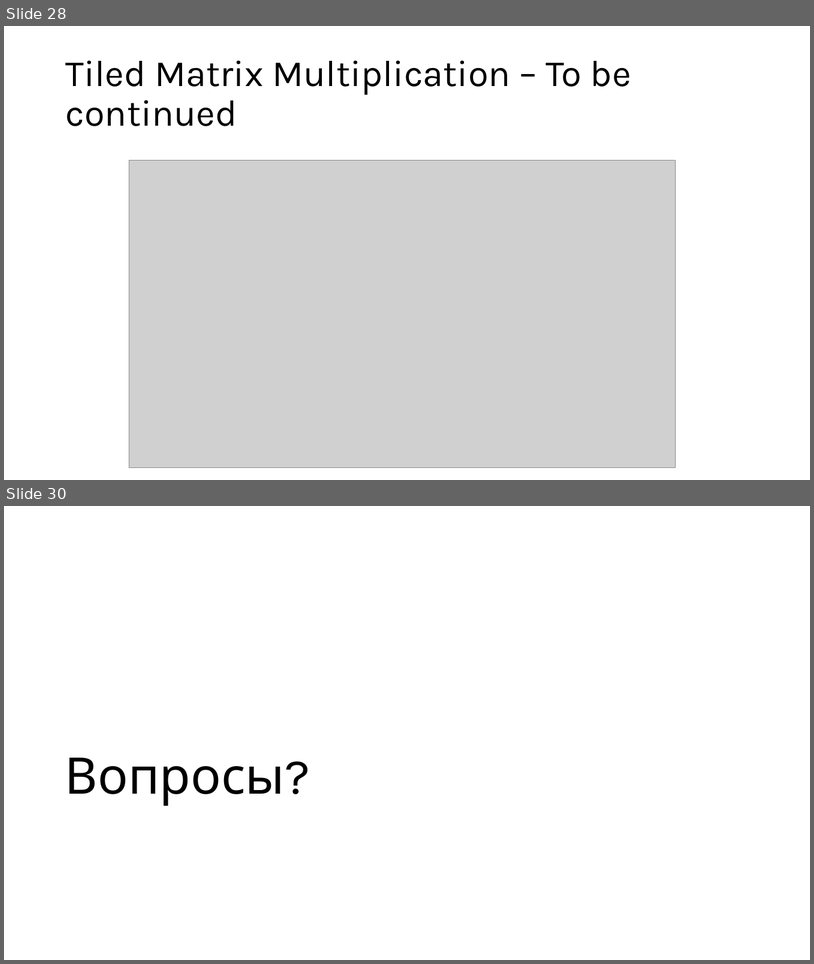
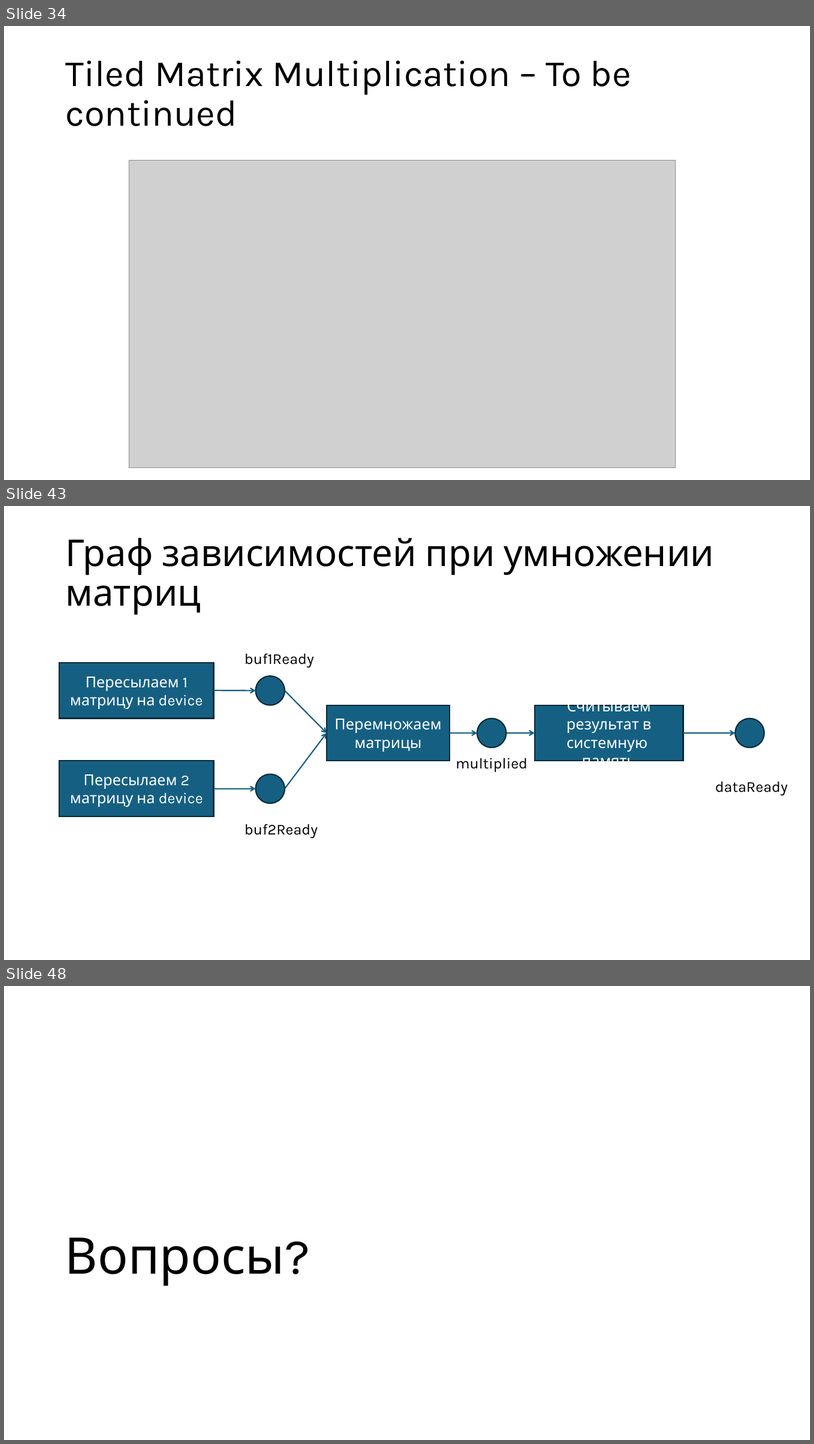
Before and after one commit to alexey-malov/pc, a slide deck: lectures/13/Open CL.pptx. Shown one above the other, each under a label of ours: slides 28 and 30 before the commit, slides 34, 43 and 48 after it; the slides between them are not shown. The pictures are 814x964 and 814x1444 pixels, drawn with LibreOffice and Linux fonts; fonts in the diff are those of the drawing; grey boxes stand for pictures. Boxes give left, top, right and bottom in pixels: in the first picture for what was removed or moved away, otherwise in the second. Text is boxed around its words. In the diff, an @@ line names an element or a change of style, - is before the commit and + after.

```diff
--- a/lectures/13/Open CL.pptx
+++ b/lectures/13/Open CL.pptx
@@ slide 43 added at (4, 506, 810, 960), background #FFFFFF @@
@@ title added at (65, 538, 714, 615), 44 pt, text #000000 @@
+Граф зависимостей при умножении матриц
@@ rectangle added at (60, 663, 214, 718), fill #156082, outline #092A39 1.5 pt, 18 pt, text #FFFFFF @@
+Пересылаем 1 матрицу на device
@@ text added at (245, 653, 314, 667), 18 pt, text #000000 @@
+buf1Ready
@@ ellipse added at (255, 676, 285, 705), fill #156082, outline #092A39 1.5 pt @@
@@ arrow added from (214, 691) to (255, 691), #156082 1.5 pt @@
@@ arrow added from (285, 691) to (327, 733), #156082 1.5 pt @@
@@ rectangle added at (327, 705, 450, 760), fill #156082, outline #092A39 1.5 pt, 18 pt, text #FFFFFF @@
+Перемножаем матрицы
@@ ellipse added at (477, 718, 507, 747), fill #156082, outline #092A39 1.5 pt @@
@@ rectangle added at (535, 705, 684, 760), fill #156082, outline #092A39 1.5 pt, 18 pt, text #FFFFFF @@
+Считываем результат в системную память
@@ ellipse added at (736, 718, 765, 747), fill #156082, outline #092A39 1.5 pt @@
@@ arrow added from (285, 789) to (327, 733), #156082 1.5 pt @@
@@ arrow added from (450, 733) to (477, 733), #156082 1.5 pt @@
@@ arrow added from (507, 733) to (535, 733), #156082 1.5 pt @@
@@ arrow added from (684, 733) to (736, 733), #156082 1.5 pt @@
@@ text added at (456, 757, 528, 772), 18 pt, text #000000 @@
+multiplied
@@ rectangle added at (60, 760, 214, 816), fill #156082, outline #092A39 1.5 pt, 18 pt, text #FFFFFF @@
+Пересылаем 2 матрицу на device
@@ ellipse added at (255, 774, 285, 803), fill #156082, outline #092A39 1.5 pt @@
@@ arrow added from (214, 789) to (255, 789), #156082 1.5 pt @@
@@ text added at (716, 781, 788, 795), 18 pt, text #000000 @@
+dataReady
@@ text added at (245, 823, 318, 838), 18 pt, text #000000 @@
+buf2Ready
@@ what was slide 28 is now slide 34 @@
@@ what was slide 30 is now slide 48 @@
```
Also in this commit, not shown: 1 slide changed, 18 other slides added, 1 slide removed, 7 other files.
